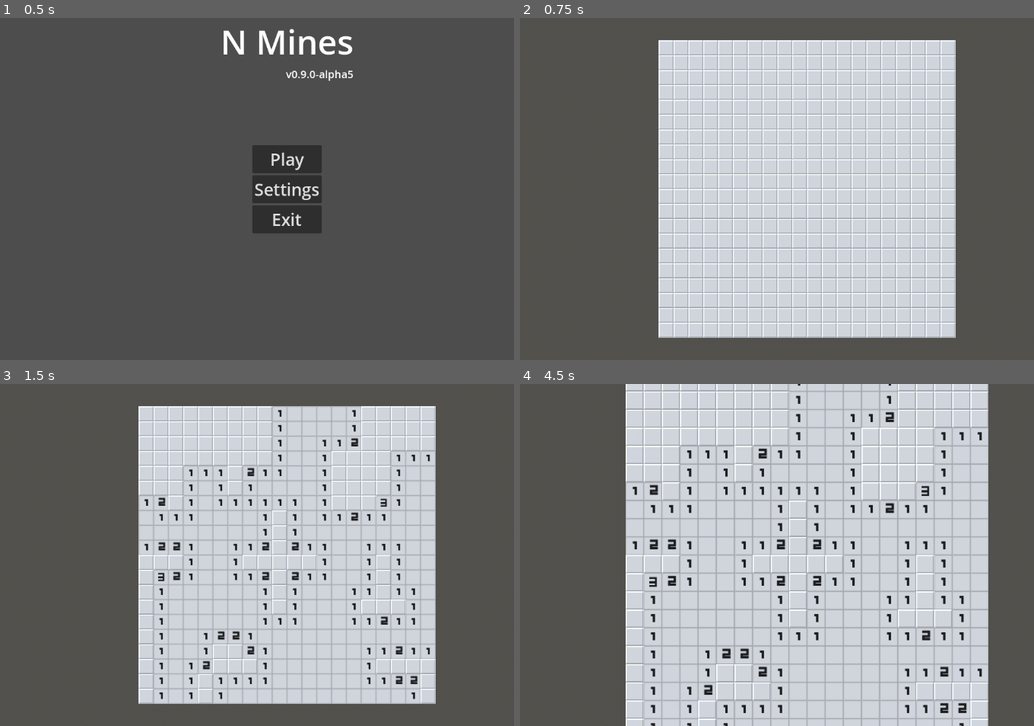
Above: before the commit, frames 1-4 (two rows, left to right).
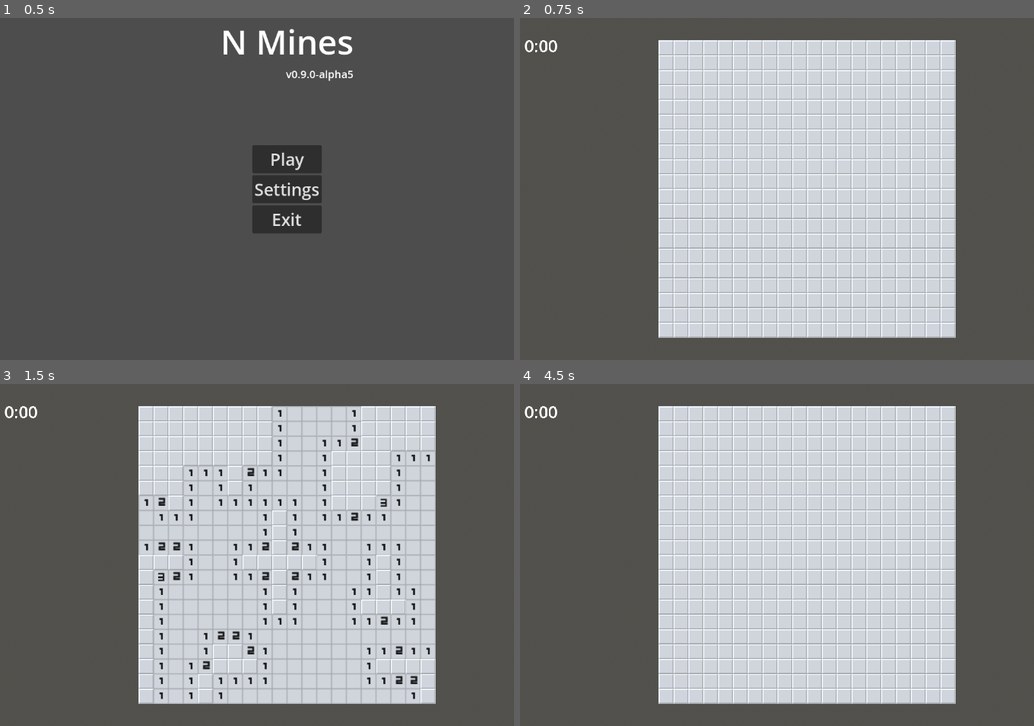
Above: after the commit, the same moments.

Repository: Enn3Developer/n_minesweeper
Game: Godot game, scene res://scenes/menu.tscn
Same seed, same stepped clock (60 frames per second), same inputs: the game is played once before the commit and once after it.
Inputs (mouse positions are in pixels of both pictures, inside the frame that each line leads up to):
- Up to frame 1 (0.5 s): no input
- Up to frame 2 (0.75 s): click "Play" at 0.5 s
- Up to frame 3 (1.5 s): tap Enter at 1.25 s; move the mouse to (421, 537) at 1.27 s; hold . (multi_swipe_down_right) from 1.28 s (still down); hold Middle mouse button (multi_touch) from 1.28 s (still down); click (421, 537) at 1.42 s
- Up to frame 4 (4.5 s): release . (multi_swipe_down_right) at 2 s; release Middle mouse button (multi_touch) at 2 s; tap R (reset, bound only after the commit) every 0.75 s from 2 to 4.25 s; drag from (684, 572) to (777, 623) at 2.02 s; move the mouse to (869, 479) at 2.77 s; hold . (multi_swipe_down_right) 2.78-3.5 s; hold Mouse wheel up (pinch_outward) 2.78-3.5 s; drag from (777, 623) to (622, 503) at 3.52 s; move the mouse to (987, 606) at 4.27 s; hold M (multi_swipe_down_left) from 4.28 s (still down); hold Middle mouse button (multi_touch) from 4.28 s (still down)

Frame 1 is identical in both runs. In frame 2, 0.1% of the frame differs, in the area x 0-8%, y 6-11%; in frame 3, 0.1%; in frame 4, 37%, in the area x 0-92%, y 0-100%.

Commit message:
added reset and timer

Diff:
--- a/project.godot
+++ b/project.godot
@@ -79,6 +79,11 @@
 "events": [Object(InputEventMouseButton,"resource_local_to_scene":false,"resource_name":"","device":-1,"window_id":0,"a …(253 unchanged characters)…
 ]
 }
+reset={
+"deadzone": 0.5,
+"events": [Object(InputEventKey,"resource_local_to_scene":false,"resource_name":"","device":-1,"window_id":0,"alt_pressed":false,"shift_pressed":false,"ctrl_pressed":false,"meta_pressed":false,"pressed":false,"keycode":0,"physical_keycode":82,"key_label":0,"unicode":114,"location":0,"echo":false,"script":null)
+]
+}
 
 [input_devices]
 
--- a/scenes/game.tscn
+++ b/scenes/game.tscn
@@ -33,6 +33,7 @@
 cell_mesh = SubResource("PlaneMesh_6ympk")
 camera = NodePath("Camera3D")
 scene_path = "res://scenes/end.tscn"
+current_scene_path = "res://scenes/game.tscn"
 
 [node name="DirectionalLight3D" type="DirectionalLight3D" parent="."]
 transform = Transform3D(-0.866023, -0.433016, 0.250001, 0, 0.499998, 0.866027, -0.500003, 0.749999, -0.43301, 0, 0, 0)
@@ -43,3 +44,11 @@
 [node name="Camera3D" type="Camera3D" parent="."]
 transform = Transform3D(1, 0, 0, 0, -4.37114e-08, 1, 0, -1, -4.37114e-08, 0, 10, 0)
 script = ExtResource("4_pe86x")
+
+[node name="Time" type="Label" parent="Camera3D"]
+offset_left = 40.0
+offset_top = 30.0
+offset_right = 104.0
+offset_bottom = 75.0
+theme_override_font_sizes/font_size = 32
+text = "0:00"
--- a/scripts/camera.gd
+++ b/scripts/camera.gd
@@ -28,8 +28,8 @@
 		position.y = 15.0 * zoom
 		if position.y < 2.0:
 			position.y = 2.0
-		elif position.y > 1000.0:
-			position.y = 1000.0
+		elif position.y > 100.0:
+			position.y = 100.0
 
 func _input(event: InputEvent) -> void:
 	if event is InputEventMouseButton:
--- a/scripts/game.gd
+++ b/scripts/game.gd
@@ -1,8 +1,11 @@
 extends Node3D
+
+@onready var time_label := $Camera3D/Time
 
 @export var cell_mesh: Mesh
 @export var camera: Camera3D
 @export var scene_path: String
+@export var current_scene_path: String
 
 var grid: PackedByteArray
 var showed_grid: PackedByteArray
@@ -44,7 +47,6 @@
 	area.add_child(collision)
 	area.connect("input_event", _area_on_input_event)
 	add_child(area)
-	start = Time.get_ticks_msec()
 
 func _exit_tree() -> void:
 	RenderingServer.free_rid(instance)
@@ -52,7 +54,14 @@
 	GameSettings.emulate_mouse = true
 
 func _process(delta: float) -> void:
-	if generated: check_win()
+	if generated:
+		check_win()
+		var time := (Time.get_ticks_msec() - start) / 1000.0
+		var minutes: int = floorf(time / 60.0)
+		var seconds := int(floorf(time)) % 60
+		time_label.text = "%d:%02d" % [minutes, seconds]
+	if Input.is_action_just_pressed("reset"):
+		reset()
 
 func _area_on_input_event(camera: Node, event: InputEvent, event_position: Vector3, normal: Vector3, shape_idx: int):
 	if event is InputEventMouseButton:
@@ -128,6 +137,7 @@
 				grid.encode_s8(index_offset, grid.decode_s8(index_offset) + 1)
 		bombs -= 1
 	generated = true
+	start = Time.get_ticks_msec()
 
 func prepare_lose():
 	var end := Time.get_ticks_msec()
@@ -213,3 +223,6 @@
 	GameSettings.win = win
 	GameSettings.timer = end - start
 	get_tree().change_scene_to_file(scene_path)
+
+func reset():
+	get_tree().change_scene_to_file(current_scene_path)
